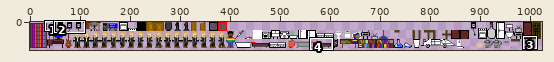
Two states of a sprite sheet, data/images/sprites.png. The first picture is a wide view before the edit; the outline marks the close-up.
Close-up. Before the edit:
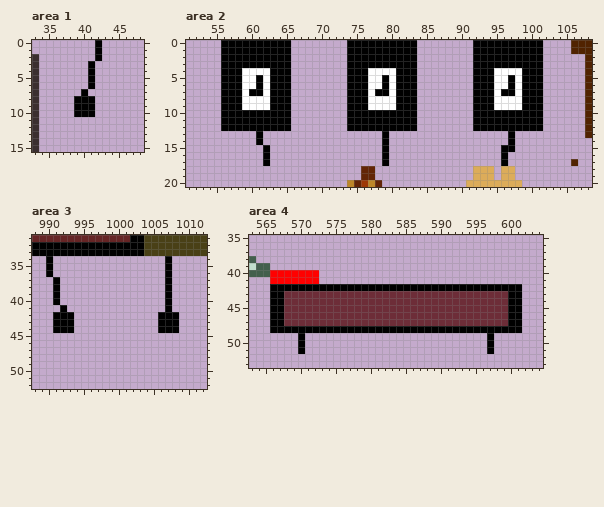
The file is 1024x64 pixels. Pixels under 10% opacity are left out. Colours within 5 levels of each other are drawn and written as one. Shown: area 1: x 33..48, y 0..15; area 2: x 51..108, y 0..20; area 3: x 988..1012, y 31..52; area 4: x 563..604, y 35..53. The wide view leaves out empty margins.
And afterwards:
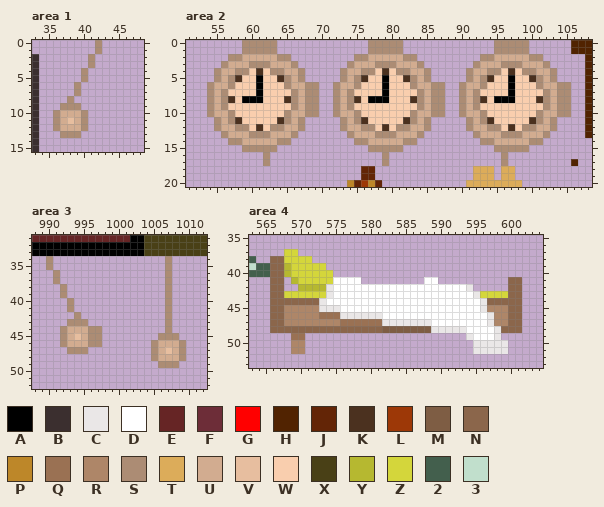
Palette (. is transparent): A #000000  B #3b2f2f  C #eae7e7  D #ffffff  E #662525  F #6d2d38  G #ff0000  H #512301  J #632506  K #4b311f  L #9d3807  M #7e5d44  N #8b664b  P #bd8729  Q #9a7153  R #ae8668  S #ac8c74  T #dcac5a  U #d2ac90  V #e7be9f  W #f9ceae  X #494016  Y #b6b830  Z #d4d63b  2 #435f4d  3 #c1dfcc
What changed:
Area 1:
y 0..1: x 42 A -> S
y 2: x 41..42 .A -> S.
y 3: x 41 A -> S
y 4..5: x 40..41 .A -> S.
y 6: x 39 . -> S; x 41 A -> .
y 7: x 39..40 .A -> S.
y 8: x 38..41 .AAA -> S...
y 9: x 37..41 ..AAA -> SSS..
y 10: x 36..41 ...AAA -> SUUUS.
y 11: x 36..40 ..... -> SUVUS
y 12: x 36..40 ..... -> SUUUS
y 13: x 37..39 ... -> SSS
Area 2:
y 0..1: x 56..65 AAAAAAAAAA -> ...SSSSS..; x 74..83 AAAAAAAAAA -> ...SSSSS..; x 92..101 AAAAAAAAAA -> ...SSSSS..
y 2: x 56..65 AAAAAAAAAA -> .SSUUUUUSS; x 74..83 AAAAAAAAAA -> .SSUUUUUSS; x 92..101 AAAAAAAAAA -> .SSUUUUUSS
y 3: x 56..66 AAAAAAAAAA. -> SUUUSSSUUUS; x 74..84 AAAAAAAAAA. -> SUUUSSSUUUS; x 92..102 AAAAAAAAAA. -> SUUUSSSUUUS
y 4: x 55..67 .AAADDDDAAA.. -> SUUSSWKWSSUUS; x 73..85 .AAADDDDAAA.. -> SUUSSWKWSSUUS; x 91..103 .AAADDDDAAA.. -> SUUSSWKWSSUUS
y 5: x 55..60 .AAADD -> SUSKWW; x 62..67 DAAA.. -> WWKSUS; x 73..78 .AAADD -> SUSKWW; x 80..85 DAAA.. -> WWKSUS; x 91..96 .AAADD -> SUSKWW; x 98..103 DAAA.. -> WWKSUS
y 6: x 54..60 ..AAADD -> SUUSWWW; x 62..69 DAAA.... -> WWWSUUSS; x 72..78 ..AAADD -> SUUSWWW; x 80..87 DAAA.... -> WWWSUUSS; x 90..96 ..AAADD -> SUUSWWW; x 98..105 DAAA.... -> WWWSUUSS
y 7: x 54..60 ..AAADA -> SUSWWWW; x 62..69 DAAA.... -> WWWWSUSS; x 72..78 ..AAADA -> SUSWWWW; x 80..87 DAAA.... -> WWWWSUSS; x 90..96 ..AAADA -> SUSWWWW; x 98..105 DAAA.... -> WWWWSUSS
y 8: x 54..69 ..AAADDDDAAA.... -> SUSKWAAAWWWKSUSS; x 72..87 ..AAADDDDAAA.... -> SUSKWAAAWWWKSUSS; x 90..105 ..AAADDDDAAA.... -> SUSKWAAAWWWKSUSS
y 9: x 54..69 ..AAADDDDAAA.... -> SUSWWWWWWWWWSUSS; x 72..87 ..AAADDDDAAA.... -> SUSWWWWWWWWWSUSS; x 90..105 ..AAADDDDAAA.... -> SUSWWWWWWWWWSUSS
y 10: x 54..69 ..AAAAAAAAAA.... -> SUUSWWWWWWWSUUSS; x 72..87 ..AAAAAAAAAA.... -> SUUSWWWWWWWSUUSS; x 90..105 ..AAAAAAAAAA.... -> SUUSWWWWWWWSUUSS
y 11: x 55..67 .AAAAAAAAAA.. -> SUSKWWWWWKSUS; x 73..85 .AAAAAAAAAA.. -> SUSKWWWWWKSUS; x 91..103 .AAAAAAAAAA.. -> SUSKWWWWWKSUS
y 12: x 55..67 .AAAAAAAAAA.. -> SUUSSWKWSSUUS; x 73..85 .AAAAAAAAAA.. -> SUUSSWKWSSUUS; x 91..103 .AAAAAAAAAA.. -> SUUSSWKWSSUUS
y 13: x 56..66 .....A..... -> SUUUSSSUUUS; x 74..84 .....A..... -> SUUUSSSUUUS; x 92..102 .....A..... -> SUUUSSSUUUS
y 14: x 57..65 ....A.... -> SSUUUUUSS; x 75..83 ....A.... -> SSUUUUUSS; x 93..101 ....A.... -> SSUUUUUSS
y 15: x 59..63 ...A. -> SSSSS; x 77..81 ..A.. -> SSSSS; x 95..99 .AA.. -> SSSSS
y 16..17: x 62 A -> S; x 79 A -> S; x 96 A -> S
Area 3:
y 34..35: x 990 A -> S; x 1007 A -> S
y 36: x 990..991 A. -> .S; x 1007 A -> S
y 37: x 991 A -> S; x 1007 A -> S
y 38..39: x 991..992 A. -> .S; x 1007 A -> S
y 40: x 991 A -> .; x 993 . -> S; x 1007 A -> S
y 41: x 992..993 A. -> .S; x 1007 A -> S
y 42: x 991..994 AAA. -> ...S; x 1006..1008 AAA -> .S.
y 43: x 991..995 AAA.. -> ..SSS; x 1006..1008 AAA -> .S.
y 44: x 991..997 AAA.... -> .SUUUSS; x 1006..1008 AAA -> .S.
y 45: x 992..997 ...... -> SUVUSS; x 1006..1008 ... -> SSS
y 46: x 992..997 ...... -> SUUUSS; x 1005..1009 ..... -> SUUUS
y 47: x 993..995 ... -> SSS; x 1005..1009 ..... -> SUVUS
y 48: x 1005..1009 ..... -> SUUUS
y 49: x 1006..1008 ... -> SSS
Area 4:
y 37: x 568..569 .. -> ZZ
y 38: x 566..571 ...... -> NNZZZZ
y 39: x 566..573 ........ -> NNYZZZZZ
y 40: x 566..574 GGGGGGG.. -> NNYZZZZZZ
y 41: x 566..578 GGGGGGG...... -> NN.YZZZZZDDDD; x 588..589 .. -> DD; x 600..601 .. -> NN
y 42: x 566..601 AAAAAAAAAAAAAAAAAAAAAAAAAAAAAAAAAAAA -> NN..YYYYCDDDDDDDDDDDDDDDDDDDC.....NN
y 43: x 566..601 AAFFFFFFFFFFFFFFFFFFFFFFFFFFFFFFFFAA -> NNZZZZZZCDDDDDDDDDDDDDDDDDDDDCZZZZNN
y 44: x 566..601 AAFFFFFFFFFFFFFFFFFFFFFFFFFFFFFFFFAA -> NNNNNNNCDDDDDDDDDDDDDDDDDDDDDDCNNNNN
y 45: x 566..601 AAFFFFFFFFFFFFFFFFFFFFFFFFFFFFFFFFAA -> NNRRRRRCCCDDDDDDDDDDDDDDDDDDDDCRRRNN
y 46: x 566..601 AAFFFFFFFFFFFFFFFFFFFFFFFFFFFFFFFFAA -> NNRRRRRQQQCCCCCCDDDDDDDDDDDDDDDCRRNN
y 47: x 566..601 AAFFFFFFFFFFFFFFFFFFFFFFFFFFFFFFFFAA -> NNRRRRRRRRQQQQQQCCCCCCCDDDDDDDDCRRNN
y 48: x 566..601 AAAAAAAAAAAAAAAAAAAAAAAAAAAAAAAAAAAA -> NNNNNNNNNNNNNNNNMMMMMMMCCCCCDDDDCNNN
y 49: x 569..570 .A -> QQ; x 594..598 ...A. -> CDDDC
y 50..51: x 569..570 .A -> RR; x 595..599 ..A.. -> CCCCC
Changed places in both close-ups, as pixel boxes (x1, y1, x2, y2):
changed: (53, 40, 102, 138)
changed: (207, 40, 571, 166)
changed: (46, 256, 102, 354)
changed: (151, 256, 186, 368)
changed: (270, 249, 522, 354)
